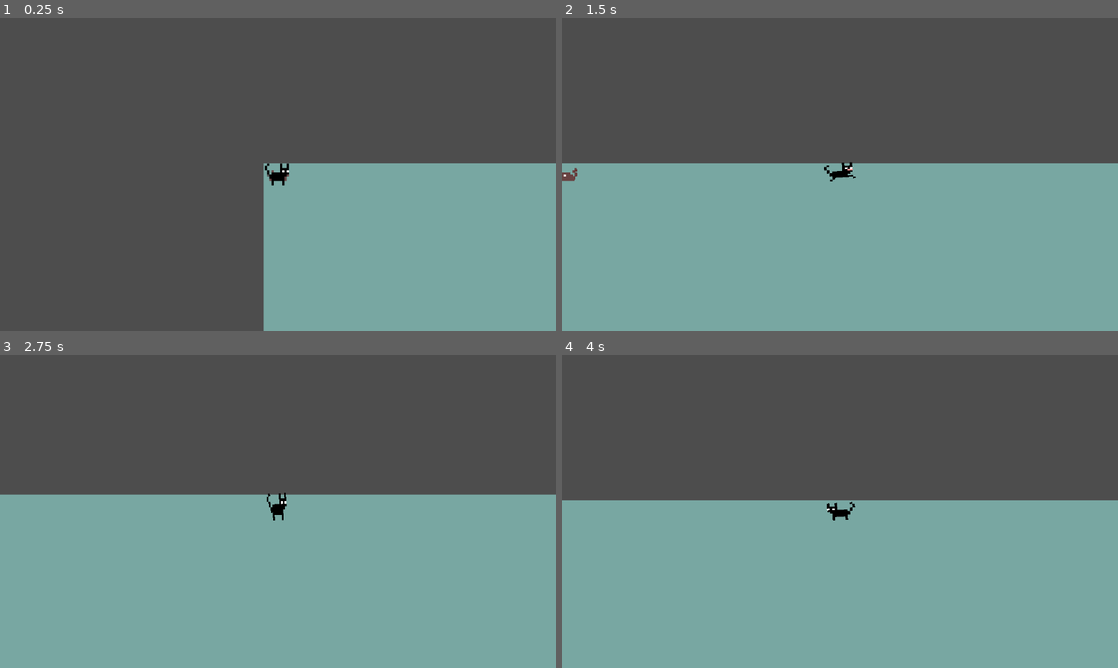
Above: before the commit, frames 1-4 (two rows, left to right).
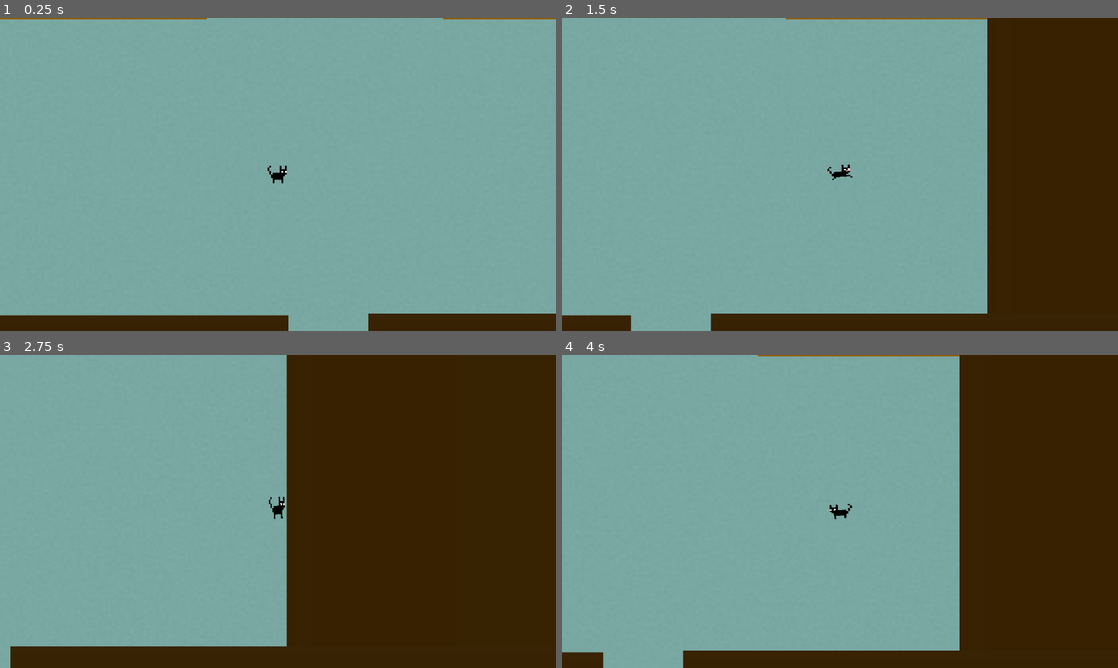
Above: after the commit, the same moments.

Repository: Kasn-w/domestic-warrior
Game: Godot game, scene res://level/level.tscn
Same seed, same stepped clock (60 frames per second), same inputs: the game is played once before the commit and once after it.
Inputs (mouse positions are in pixels of both pictures, inside the frame that each line leads up to):
- Up to frame 1 (0.25 s): no input
- Up to frame 2 (1.5 s): tap Enter at 0.5 s; move the mouse to (962, 158) at 0.52 s; press the mouse at (962, 158) at 0.53 s; hold Right (ui_right) 0.53-1.28 s; move the mouse to (728, 190) at 1.27 s; release the mouse at (728, 190) at 1.28 s; hold Down (ui_down) from 1.28 s (still down); right-click (728, 190) at 1.35 s
- Up to frame 3 (2.75 s): move the mouse to (333, 442) at 2.02 s; release Down (ui_down) at 2.03 s; press the mouse at (333, 442) at 2.03 s; hold Right (ui_right) from 2.03 s (still down)
- Up to frame 4 (4 s): move the mouse to (812, 574) at 2.77 s; release Right (ui_right) at 2.78 s; release the mouse at (812, 574) at 2.78 s; hold Up (ui_up) 2.78-3.53 s; right-click (812, 574) at 2.85 s; tap Space at 3.5 s; move the mouse to (1006, 558) at 3.52 s; press the mouse at (1006, 558) at 3.53 s; hold Left (ui_left) from 3.53 s (still down)

The runs differ from the first frame. In frame 1, 74% of the frame differs, in the area x 0-100%, y 0-100%; in frame 2, 63%; in frame 3, 75%; in frame 4, 65%.

Commit message:
add basic level

Diff:
--- a/cat/player.tscn
+++ b/cat/player.tscn
@@ -503,7 +503,7 @@
 libraries/ = SubResource("AnimationLibrary_2jb0p")
 
 [node name="Camera2D" type="Camera2D" parent="." unique_id=1583934449]
-zoom = Vector2(5, 5)
+zoom = Vector2(4, 4)
 
 [node name="swipe" type="Area2D" parent="." unique_id=1015616514]
 collision_layer = 5
--- a/global.gd
+++ b/global.gd
@@ -1,5 +1,5 @@
 extends Node
 
-var aggresion = [{"think_t": 2, "act_t": 5},
-{"think_t": 1, "act_t": 5},
-{"think_t": 0.5, "act_t": 6}]
+var aggresion = [{"think_t": 5, "act_t": 5},
+{"think_t": 1, "act_t": 6},
+{"think_t": 0.5, "act_t": 10}]
--- a/level/level.gd
+++ b/level/level.gd
@@ -24,4 +24,4 @@
 	create.setup(_hp,_speed,_agg)
 
 	all_rat.add_child(create)
-	create.global_position = Vector2(0,0)
+	create.global_position = Vector2(149,96)
--- a/level/level.tscn
+++ b/level/level.tscn
@@ -2,6 +2,27 @@
 
 [ext_resource type="PackedScene" uid="uid://dxnok0kax3dmh" path="res://cat/player.tscn" id="1_7lnir"]
 [ext_resource type="Script" uid="uid://benmbgqo2qelh" path="res://level/level.gd" id="1_qohg2"]
+[ext_resource type="PackedScene" uid="uid://gdj15ea3ciqi" path="res://level/wall.tscn" id="3_qohg2"]
+
+[sub_resource type="Gradient" id="Gradient_qohg2"]
+colors = PackedColorArray(0.21428728, 0.12897798, 0, 1, 0.21960784, 0.13725491, 0.019607844, 1)
+
+[sub_resource type="GradientTexture1D" id="GradientTexture1D_vkbyq"]
+gradient = SubResource("Gradient_qohg2")
+
+[sub_resource type="Gradient" id="Gradient_ktfr2"]
+colors = PackedColorArray(0.5686275, 0.37254903, 0, 1, 0.9999997, 0.69240123, 0.17703229, 1)
+
+[sub_resource type="GradientTexture1D" id="GradientTexture1D_44x8d"]
+gradient = SubResource("Gradient_ktfr2")
+
+[sub_resource type="FastNoiseLite" id="FastNoiseLite_qohg2"]
+frequency = 0.532
+
+[sub_resource type="NoiseTexture2D" id="NoiseTexture2D_vkbyq"]
+width = 1001
+height = 1536
+noise = SubResource("FastNoiseLite_qohg2")
 
 [sub_resource type="Gradient" id="Gradient_yy828"]
 colors = PackedColorArray(0.47058824, 0.654902, 0.63529414, 1, 0.47058824, 0.654902, 0.63529414, 1)
@@ -18,11 +39,238 @@
 
 [node name="player" parent="." unique_id=169657093 instance=ExtResource("1_7lnir")]
 y_sort_enabled = true
+position = Vector2(145, -106)
+
+[node name="wall" type="Node2D" parent="." unique_id=698216055]
+metadata/_edit_lock_ = true
+
+[node name="wall_side2" type="Node2D" parent="wall" unique_id=99510971]
+position = Vector2(-142.32, 1367)
+scale = Vector2(0.776, 1000)
+
+[node name="wall_sp" type="Sprite2D" parent="wall/wall_side2" unique_id=725099857]
+z_index = -1
+position = Vector2(0, 0.013)
+texture = SubResource("GradientTexture1D_vkbyq")
+
+[node name="wall_sp2" type="Sprite2D" parent="wall/wall_side2" unique_id=565414980]
+z_index = -1
+position = Vector2(823.2892, 0.021734377)
+scale = Vector2(0.9949658, 1)
+texture = SubResource("GradientTexture1D_vkbyq")
+
+[node name="wall_s" type="Sprite2D" parent="wall/wall_side2" unique_id=1640820721]
+z_index = -3
+position = Vector2(160.0387, -0.0027312636)
+scale = Vector2(0.26037058, 1)
+texture = SubResource("GradientTexture1D_44x8d")
+
+[node name="wall_s2" type="Sprite2D" parent="wall/wall_side2" unique_id=2138199255]
+z_index = -3
+position = Vector2(660.71674, 0.019003054)
+rotation = -3.1415927
+scale = Vector2(0.27581495, 1)
+skew = 8.249283e-05
+texture = SubResource("GradientTexture1D_44x8d")
+
+[node name="wall" parent="wall/wall_side2" unique_id=742331922 instance=ExtResource("3_qohg2")]
+position = Vector2(183.41687, -0.053260446)
+scale = Vector2(1.2887638, 0.0464254)
+
+[node name="wall2" parent="wall/wall_side2" unique_id=1448539633 instance=ExtResource("3_qohg2")]
+position = Vector2(636.65045, -0.031526074)
+scale = Vector2(1.2887638, 0.044943668)
+
+[node name="wall_side3" type="Node2D" parent="wall" unique_id=656711141]
+position = Vector2(-142.32, 477.00012)
+scale = Vector2(0.776, 1000)
+
+[node name="wall_sp" type="Sprite2D" parent="wall/wall_side3" unique_id=1973942635]
+z_index = -1
+position = Vector2(0, 0.013)
+texture = SubResource("GradientTexture1D_vkbyq")
+
+[node name="wall_sp2" type="Sprite2D" parent="wall/wall_side3" unique_id=1305636354]
+z_index = -1
+position = Vector2(823.2892, 0.010734285)
+scale = Vector2(0.9949658, 1)
+texture = SubResource("GradientTexture1D_vkbyq")
+
+[node name="wall_s" type="Sprite2D" parent="wall/wall_side3" unique_id=1535538037]
+z_index = -3
+position = Vector2(160.0387, -0.0020001235)
+scale = Vector2(0.26037058, 1)
+texture = SubResource("GradientTexture1D_44x8d")
+
+[node name="wall_s2" type="Sprite2D" parent="wall/wall_side3" unique_id=1643950874]
+z_index = -3
+position = Vector2(660.71674, 0.008002962)
+rotation = -3.1415927
+scale = Vector2(0.27581495, 1)
+skew = 8.249283e-05
+texture = SubResource("GradientTexture1D_44x8d")
+
+[node name="wall" parent="wall/wall_side3" unique_id=1059235437 instance=ExtResource("3_qohg2")]
+position = Vector2(183.41687, -0.038000133)
+scale = Vector2(1.2887638, 0.0464254)
+
+[node name="wall2" parent="wall/wall_side3" unique_id=714414448 instance=ExtResource("3_qohg2")]
+position = Vector2(636.65045, -0.042526163)
+scale = Vector2(1.2887638, 0.044943668)
+
+[node name="wall3" type="Node2D" parent="wall" unique_id=695661566]
+position = Vector2(0, -330)
+
+[node name="wall_sp3" type="Sprite2D" parent="wall/wall3" unique_id=1975419801]
+z_index = -1
+position = Vector2(283, 2285.7202)
+rotation = -1.5707964
+scale = Vector2(0.63, 1000)
+texture = SubResource("GradientTexture1D_vkbyq")
+
+[node name="wall_s3" type="Sprite2D" parent="wall/wall3" unique_id=674828139]
+z_index = -2
+position = Vector2(285.00003, 2161.72)
+rotation = -1.5707964
+scale = Vector2(0.365, 1000)
+texture = SubResource("GradientTexture1D_44x8d")
+
+[node name="wall3" parent="wall/wall3" unique_id=1790743363 instance=ExtResource("3_qohg2")]
+position = Vector2(282, 2120.72)
+rotation = 1.5707964
+scale = Vector2(1, 38.82)
+
+[node name="wall_sp4" type="Sprite2D" parent="wall" unique_id=1548237743]
+z_index = -1
+position = Vector2(-99.000015, -16.03999)
+rotation = -1.5707964
+scale = Vector2(0.07, 500)
+texture = SubResource("GradientTexture1D_vkbyq")
+
+[node name="wall_sp7" type="Sprite2D" parent="wall" unique_id=1672301973]
+z_index = -1
+position = Vector2(365, -148)
+scale = Vector2(0.07, 250)
+texture = SubResource("GradientTexture1D_vkbyq")
+
+[node name="wall_sp9" type="Sprite2D" parent="wall" unique_id=1395583617]
+z_index = -1
+position = Vector2(515, -148)
+scale = Vector2(1.13, 250)
+texture = SubResource("GradientTexture1D_vkbyq")
+
+[node name="wall_sp10" type="Sprite2D" parent="wall" unique_id=1203189139]
+z_index = -1
+position = Vector2(-185, -148)
+scale = Vector2(1.13, 250)
+texture = SubResource("GradientTexture1D_vkbyq")
+
+[node name="wall_sp8" type="Sprite2D" parent="wall" unique_id=1703262665]
+z_index = -1
+position = Vector2(-33, -148)
+scale = Vector2(0.07, 250)
+texture = SubResource("GradientTexture1D_vkbyq")
+
+[node name="wall4" parent="wall" unique_id=82076142 instance=ExtResource("3_qohg2")]
+position = Vector2(-34, -133)
+scale = Vector2(1, 11.17)
+
+[node name="wall5" parent="wall" unique_id=1046056927 instance=ExtResource("3_qohg2")]
+position = Vector2(366, -133)
+scale = Vector2(1, 11.17)
+
+[node name="wall6" parent="wall" unique_id=940517031 instance=ExtResource("3_qohg2")]
+position = Vector2(-236, -16.03999)
+rotation = 1.5707964
+scale = Vector2(1, 38.82)
+
+[node name="wall8" parent="wall" unique_id=498654755 instance=ExtResource("3_qohg2")]
+position = Vector2(-236, -16.03999)
+rotation = 1.5707964
+scale = Vector2(1, 38.82)
+
+[node name="wall_sp5" type="Sprite2D" parent="wall" unique_id=1154180724]
+z_index = -1
+position = Vector2(447, -17)
+rotation = -1.5707964
+scale = Vector2(0.07, 500)
+texture = SubResource("GradientTexture1D_vkbyq")
+
+[node name="wall7" parent="wall" unique_id=1493204608 instance=ExtResource("3_qohg2")]
+position = Vector2(585, -13.999998)
+rotation = 1.5707964
+scale = Vector2(1.235, 38.82)
+
+[node name="wall" type="Node2D" parent="wall" unique_id=1861128584]
+position = Vector2(-282, -158.04)
+rotation = 1.5707964
+scale = Vector2(1, 38.82)
+
+[node name="wall_sp9" type="Sprite2D" parent="wall/wall" unique_id=1821252408]
+z_index = -1
+position = Vector2(-123.00003, -19.835136)
+rotation = 3.1415927
+scale = Vector2(0.07, 12.879959)
+texture = SubResource("GradientTexture1D_vkbyq")
+
+[node name="wall10" parent="wall/wall" unique_id=1256575939 instance=ExtResource("3_qohg2")]
+position = Vector2(-83.96005, -23.390007)
+scale = Vector2(4.87, 1)
+
+[node name="wall_s3" type="Sprite2D" parent="wall/wall" unique_id=2130529581]
+z_index = -2
+position = Vector2(-83.96005, -26.326637)
+rotation = 3.1415927
+scale = Vector2(0.365, 25.759918)
+texture = SubResource("GradientTexture1D_44x8d")
+
+[node name="wall2" type="Node2D" parent="wall" unique_id=1023858225]
+position = Vector2(-1418, -158.04)
+rotation = 1.5707964
+scale = Vector2(1, 38.82)
+
+[node name="wall_sp9" type="Sprite2D" parent="wall/wall2" unique_id=1108585514]
+z_index = -1
+position = Vector2(-123.00005, -32.792374)
+rotation = 3.1415927
+scale = Vector2(0.07, 12.879959)
+texture = SubResource("GradientTexture1D_vkbyq")
+
+[node name="wall10" parent="wall/wall2" unique_id=694062905 instance=ExtResource("3_qohg2")]
+position = Vector2(-84.96006, -29.211748)
+scale = Vector2(4.87, 1)
+
+[node name="wall_s3" type="Sprite2D" parent="wall/wall2" unique_id=2043384069]
+z_index = -2
+position = Vector2(-83.96005, -26.326637)
+rotation = 3.1415927
+scale = Vector2(0.365, 25.759918)
+texture = SubResource("GradientTexture1D_44x8d")
+
+[node name="bg2" type="Sprite2D" parent="." unique_id=1553888701]
+modulate = Color(1.353256, 1.353256, 1.353256, 0.019607844)
+light_mask = 0
+visibility_layer = 512
+z_index = -4
+position = Vector2(163, 627.00006)
+scale = Vector2(1.825, 1.595)
+texture = SubResource("NoiseTexture2D_vkbyq")
+metadata/_edit_lock_ = true
 
 [node name="bg" type="Sprite2D" parent="." unique_id=1111359736]
 light_mask = 0
 visibility_layer = 512
-z_index = -1
-position = Vector2(639.25, 360.875)
-scale = Vector2(5.044922, 732.25)
+z_index = -5
+position = Vector2(276, 1097.9375)
+scale = Vector2(2.7529294, 2058.125)
 texture = SubResource("GradientTexture1D_7lnir")
+metadata/_edit_lock_ = true
+
+[node name="bg3" type="Sprite2D" parent="." unique_id=500748589]
+light_mask = 0
+visibility_layer = 512
+z_index = -5
+position = Vector2(170.00002, -66.16399)
+scale = Vector2(1.5879354, -279.67203)
+texture = SubResource("GradientTexture1D_7lnir")
+metadata/_edit_lock_ = true
--- /dev/null
+++ b/level/wall.gd
@@ -0,0 +1,8 @@
+extends Area2D
+
+
+
+
+func _on_area_entered(area: Area2D) -> void:
+	if area.is_in_group("rat"):
+		area.get_hit(100)
--- /dev/null
+++ b/level/wall.tscn
@@ -0,0 +1,18 @@
+[gd_scene format=3 uid="uid://gdj15ea3ciqi"]
+
+[ext_resource type="Script" uid="uid://2084i3w5ai8r" path="res://level/wall.gd" id="1_kyd43"]
+
+[sub_resource type="RectangleShape2D" id="RectangleShape2D_7svay"]
+
+[node name="wall" type="StaticBody2D" unique_id=1059235437]
+
+[node name="CollisionShape2D" type="CollisionShape2D" parent="." unique_id=1106940002]
+shape = SubResource("RectangleShape2D_7svay")
+
+[node name="Area2D" type="Area2D" parent="." unique_id=1644917753]
+script = ExtResource("1_kyd43")
+
+[node name="CollisionShape2D" type="CollisionShape2D" parent="Area2D" unique_id=296879492]
+shape = SubResource("RectangleShape2D_7svay")
+
+[connection signal="area_entered" from="Area2D" to="Area2D" method="_on_area_entered"]
--- a/rat/rat.gd
+++ b/rat/rat.gd
@@ -138,7 +138,10 @@
 	is_flip = false
 
 func think_start():
-	thinking.start(randf_range(think_t-0.3,think_t+0.3))
+	thinking.start(randf_range(act_t-0.8 ,act_t+1))
+
+func act_start():
+	act.start(randf_range(act_t-3 ,act_t))
 
 func _on_blink_timeout() -> void:
 	sprite.frame = 1
@@ -163,7 +166,7 @@
 		else:
 			is_thinking = false
 			action = "walk"
-			act.start(act_t)
+			act_start()
 
 func start_fin():
 	is_thinking = false
@@ -195,6 +198,6 @@
 		animation.play("RESET")
 
 func _super_dead():
-	if (hp < (-max_hp * 1.5)):
+	if (hp < (-max_hp * 2)):
 		is_drying = true
 		animation.play("down")
Not shown, added: level/wall.gd.uid
